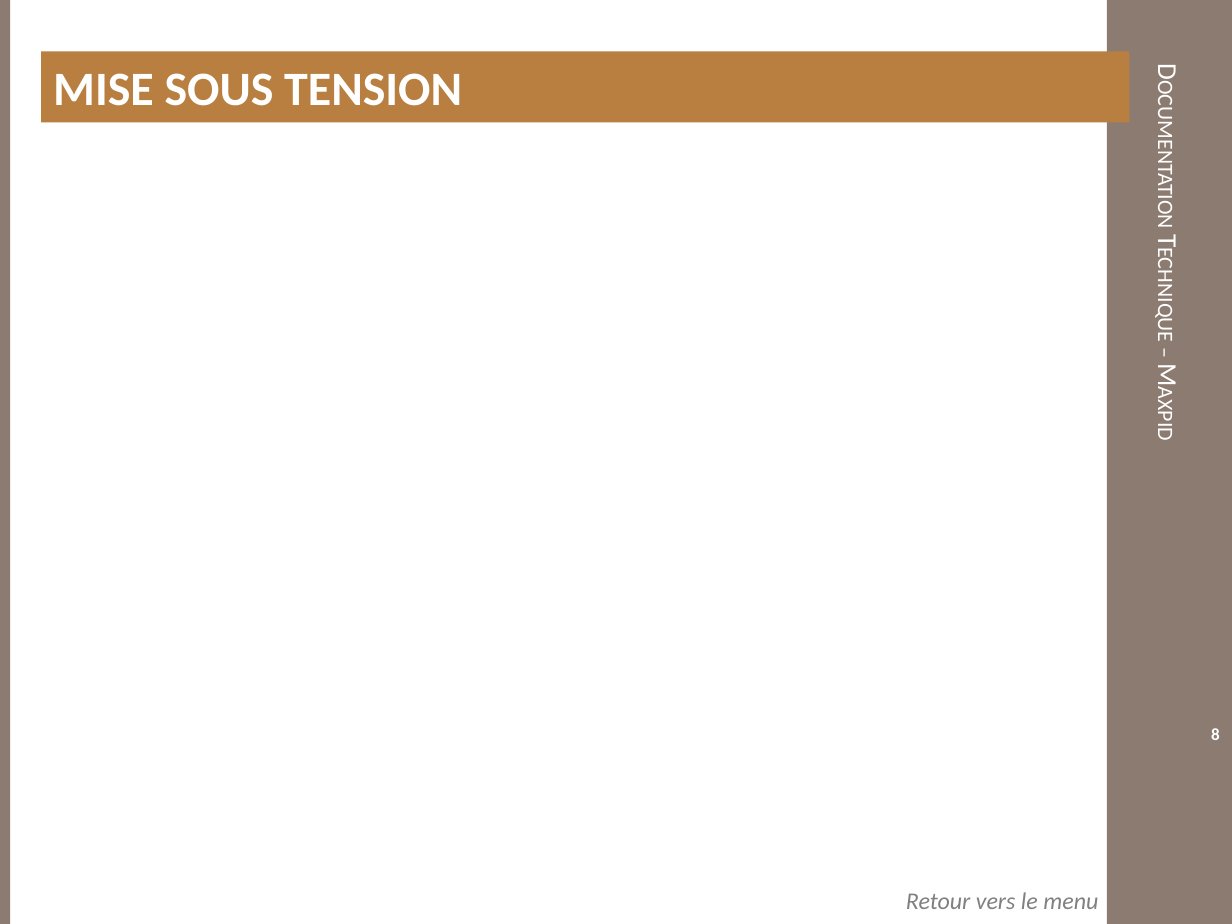
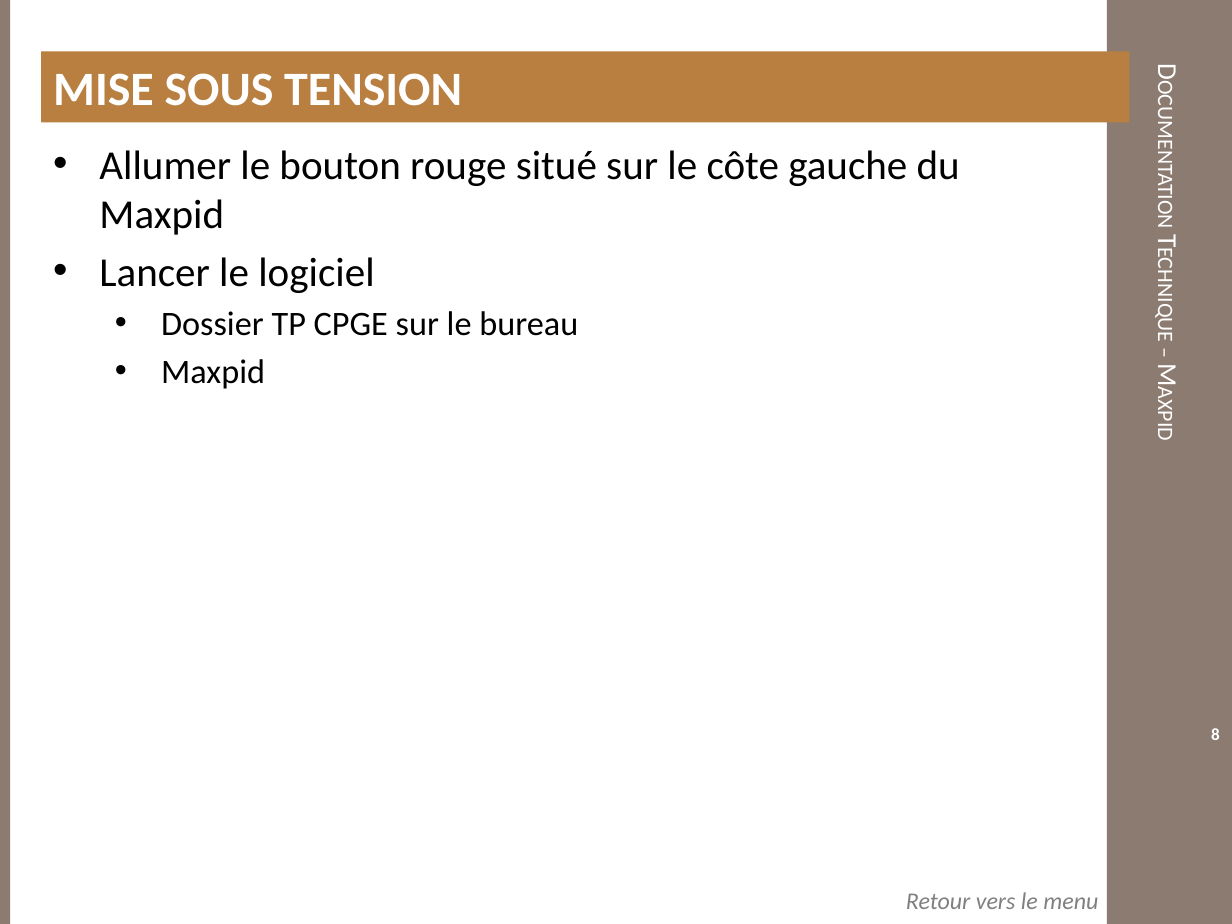
Before and after one commit to xpessoles/TP_PTSI, a slide deck: slide 8 of DocumentsTP/Documentation_Maxpid.pptx. Drawn at 1232x924 pixels with LibreOffice and Linux fonts; fonts in the diff are those of the drawing; background and template pictures are left out. Boxes give left, top, right and bottom in pixels: in the first picture for what was removed or moved away, otherwise in the second. Text is boxed around its words. In the diff, an @@ line names an element or a change of style, - is before the commit and + after.

```diff
--- a/DocumentsTP/Documentation_Maxpid.pptx
+++ b/DocumentsTP/Documentation_Maxpid.pptx
@@ text added at [99,150,960,389], 24 pt, text #000000 @@
+• Allumer le bouton rouge situé sur le côte gauche du Maxpid
+• Lancer le logiciel
+  • Dossier TP CPGE sur le bureau
+  • Maxpid
```
Also in this commit, not shown: 13 other files.
